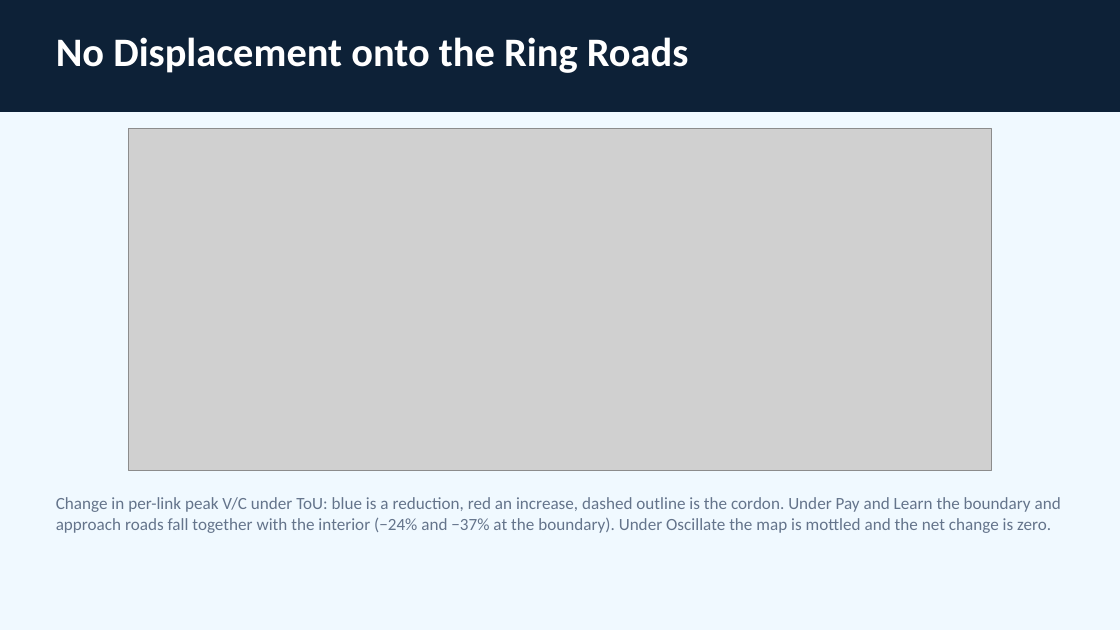
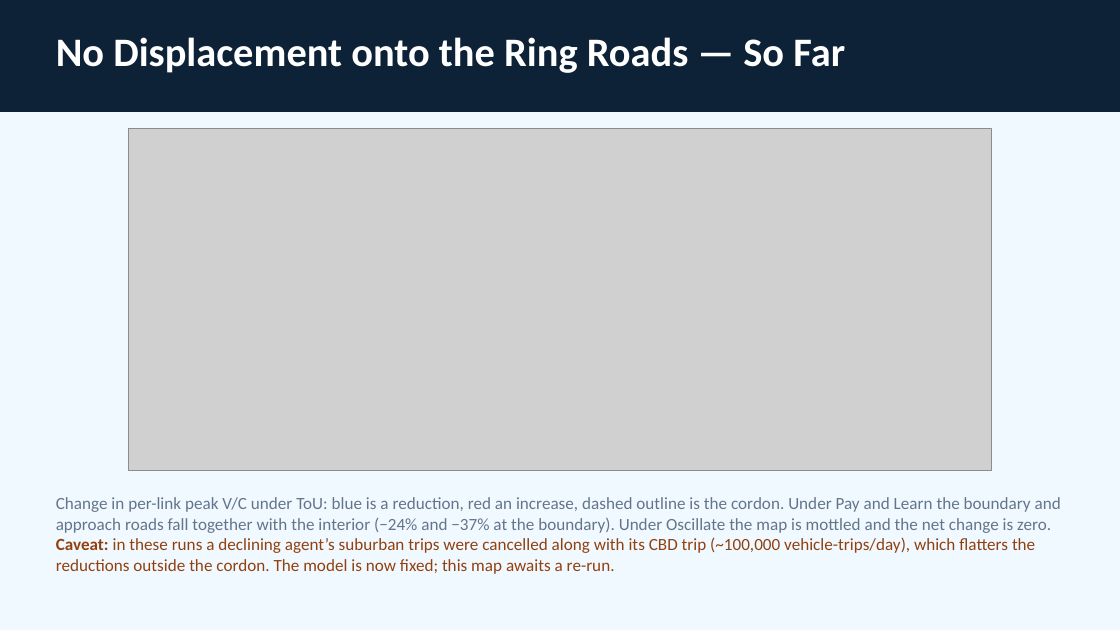
Before and after one commit to dataandcrowd/SSC2026, a slide deck: slide 13 of presentation/SSC2026_presentation.pptx (slide 12 before the commit). Drawn at 1120x630 pixels with LibreOffice and Linux fonts; fonts in the diff are those of the drawing; grey boxes stand for pictures. Boxes give left, top, right and bottom in pixels: in the first picture for what was removed or moved away, otherwise in the second. Text is boxed around its words. In the diff, an @@ line names an element or a change of style, - is before the commit and + after.

```diff
--- a/presentation/SSC2026_presentation.pptx
+++ b/presentation/SSC2026_presentation.pptx
@@ text at box(56, 37, 845, 73): text changed @@
-No Displacement onto the Ring Roads
+No Displacement onto the Ring Roads — So Far
@@ text at box(56, 537, 1035, 574): paragraph added @@
+Caveat: in these runs a declining agent’s suburban trips were cancelled along with its CBD trip (~100,000 vehicle-trips/day), which flatters the reductions outside the cordon. The model is now fixed; this map awaits a re-run.
```
Also in this commit, not shown: 4 other slides changed, 1 slide added, 18 other files.
